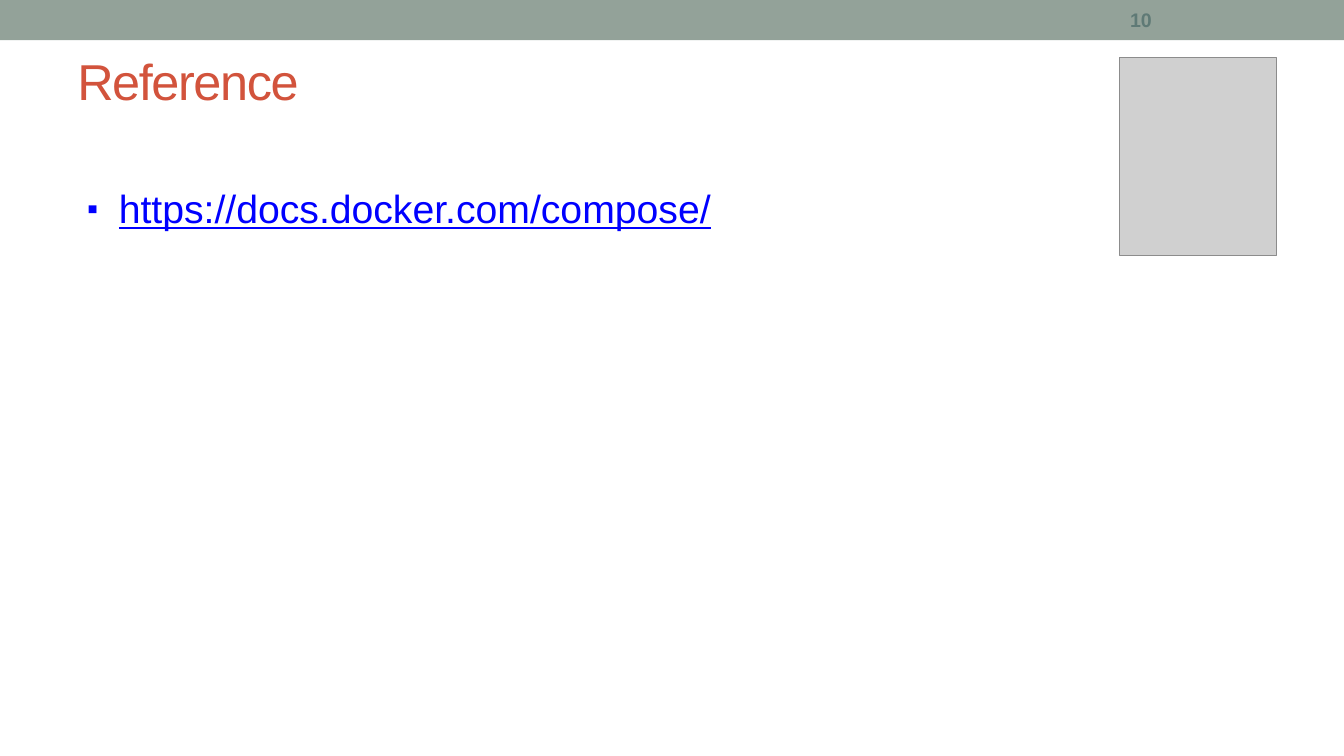
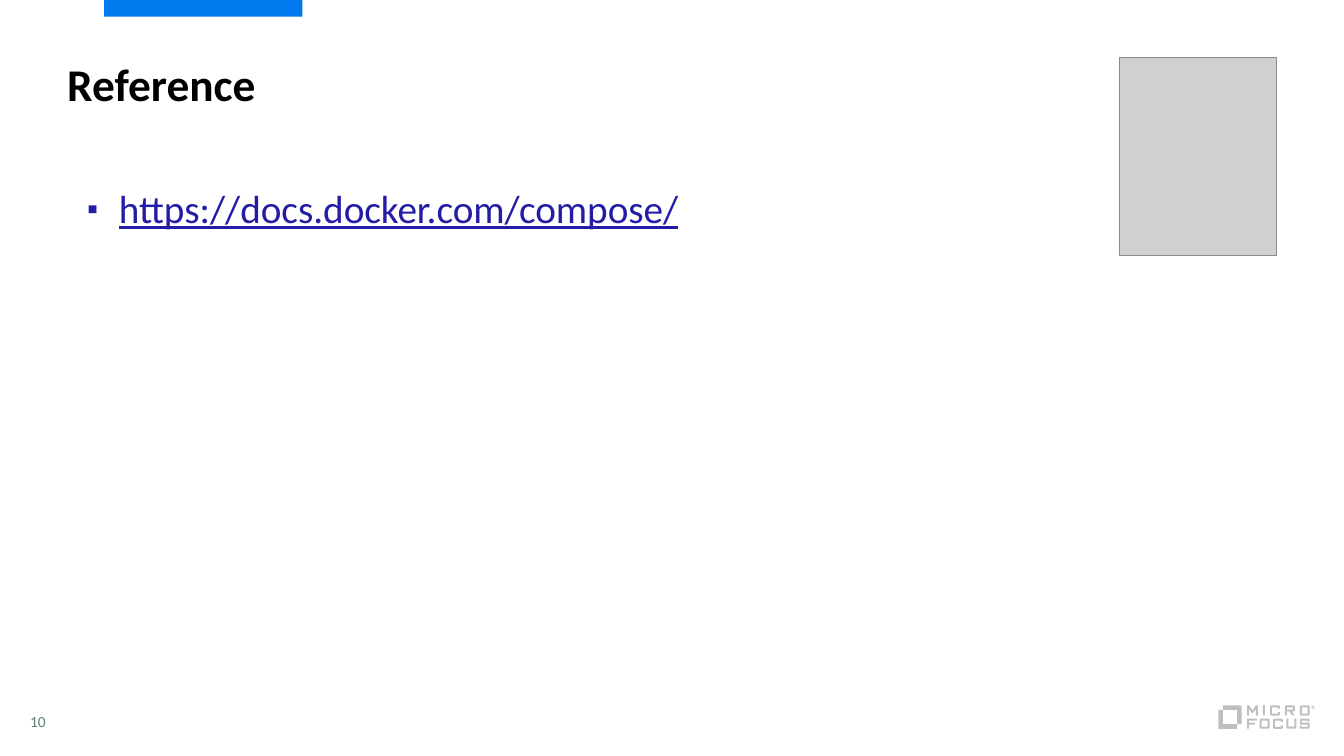
Before and after one commit to shrey-d/msrit-docker, a slide deck: slide 10 of Session_3/02_Docker_Compose.pptx. Drawn at 1344x756 pixels with LibreOffice and Linux fonts; fonts in the diff are those of the drawing; grey boxes stand for pictures. Boxes give left, top, right and bottom in pixels: in the first picture for what was removed or moved away, otherwise in the second. Text is boxed around its words. In the diff, an @@ line names an element or a change of style, - is before the commit and + after.

```diff
--- a/Session_3/02_Docker_Compose.pptx
+++ b/Session_3/02_Docker_Compose.pptx
@@ rectangle removed at [0,0,1344,40] @@
@@ rectangle added at [104,0,302,17], fill #0079EF @@
@@ title "Reference" at [67,69,255,102]: size 36 to 32.4 pt, font Arial to Calibri, text colour #D2533C to #000000, letter spacing -1 to 0 pt, bold on; line spacing 1 to 0.9; vertical alignment middle to top @@
@@ text "https://docs.docker.com/compose/" at [119,195,678,230]: font Arial to Calibri, text colour #0000FF to #231CA5 @@
@@ page number: place and size @@
-page number at [1130,14,1152,27]
+page number at [30,717,46,727]
@@ page number at [30,717,46,727]: size 14 to 11 pt, font Arial to Calibri, bold off @@
@@ group added at [1219,706,1316,729]: 12 freeform shapes, 1 rectangle @@
```
Also in this commit, not shown: 10 other slides changed, 2 other files.
